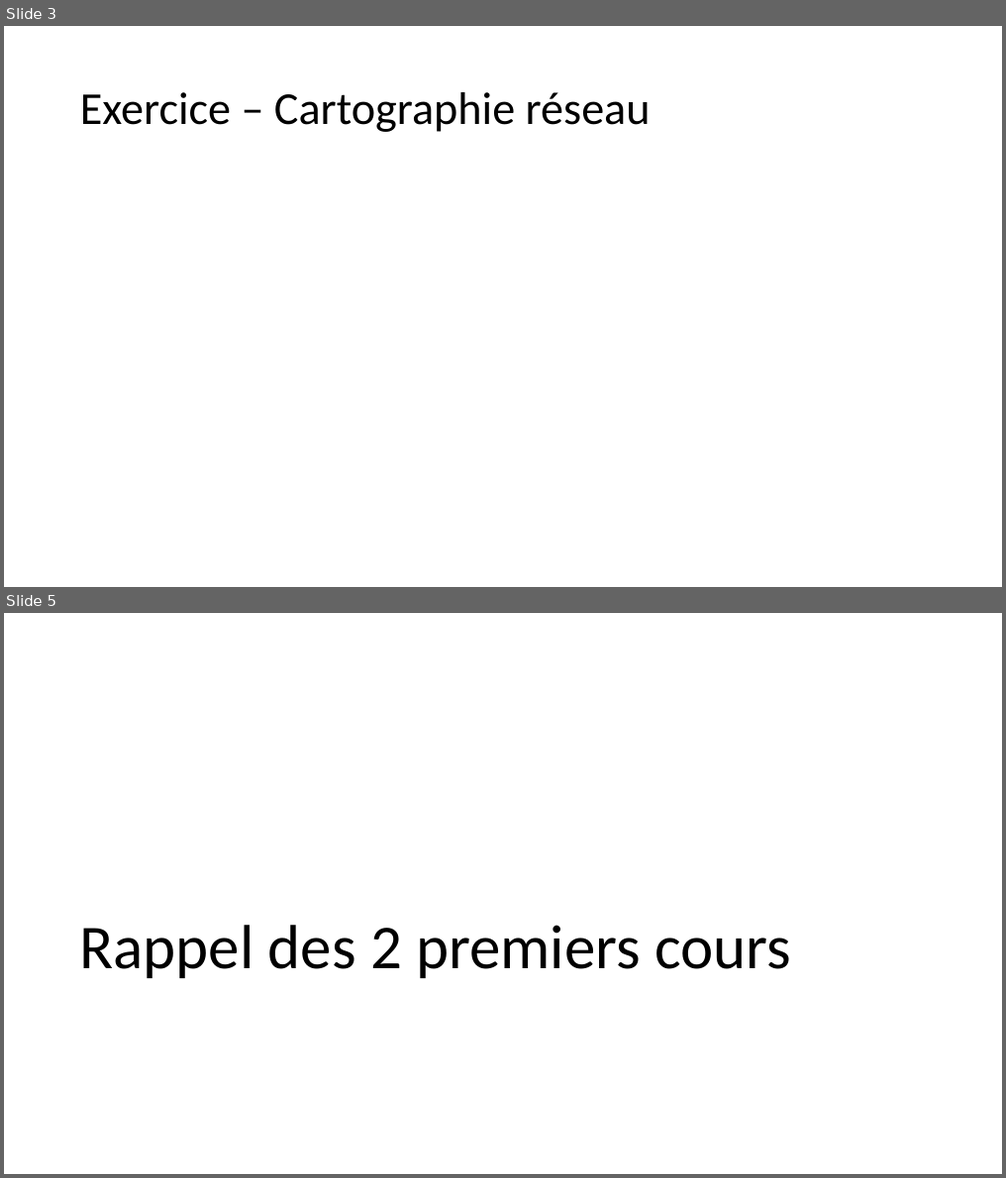
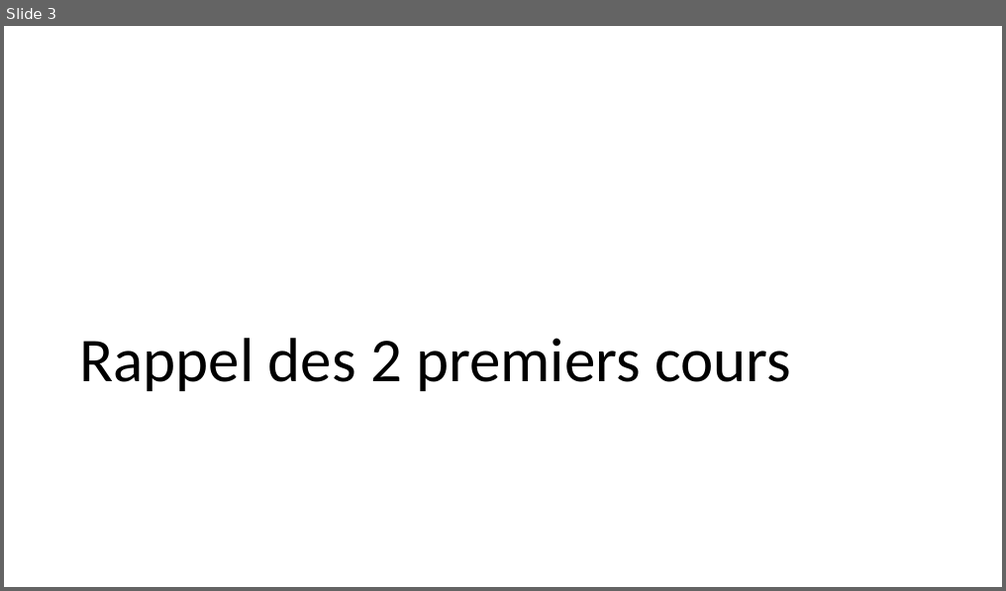
Before and after one commit to guillaume-rico/reseaux_informatiques, a slide deck: 01_CM/CM3 Réseaux Informatiques.pptx. Shown one above the other, each under a label of ours: slides 3 and 5 before the commit, slide 3 after it; the slides between them are not shown. The pictures are 1006x1178 and 1006x591 pixels, drawn with LibreOffice and Linux fonts; fonts in the diff are those of the drawing. Boxes give left, top, right and bottom in pixels: in the first picture for what was removed or moved away, otherwise in the second. Text is boxed around its words. In the diff, an @@ line names an element or a change of style, - is before the commit and + after.

```diff
--- a/01_CM/CM3 Réseaux Informatiques.pptx
+++ b/01_CM/CM3 Réseaux Informatiques.pptx
@@ slide 3 removed at bbox=[4, 26, 1002, 587], background #FFFFFF @@
@@ title removed at bbox=[80, 92, 650, 132] @@
-Exercice – Cartographie réseau
@@ what was slide 5 is now slide 3 @@
```
Also in this commit, not shown: 3 slides changed, 1 other slide removed, 2 other files.
